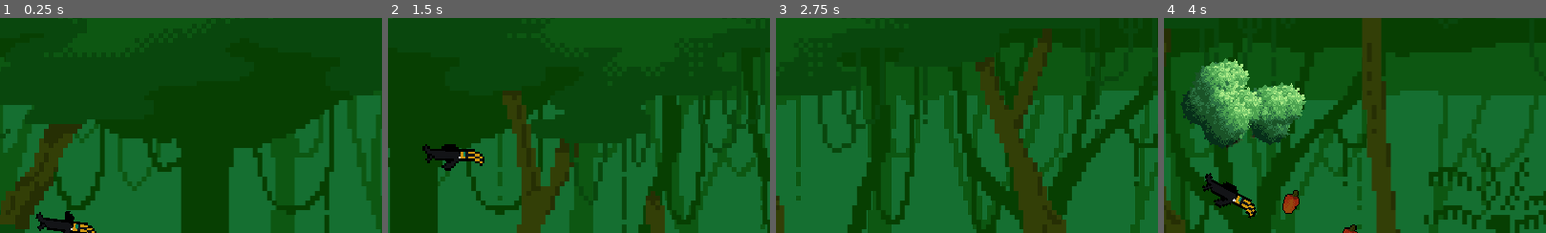
Above: before the commit, frames 1-4 (left to right).
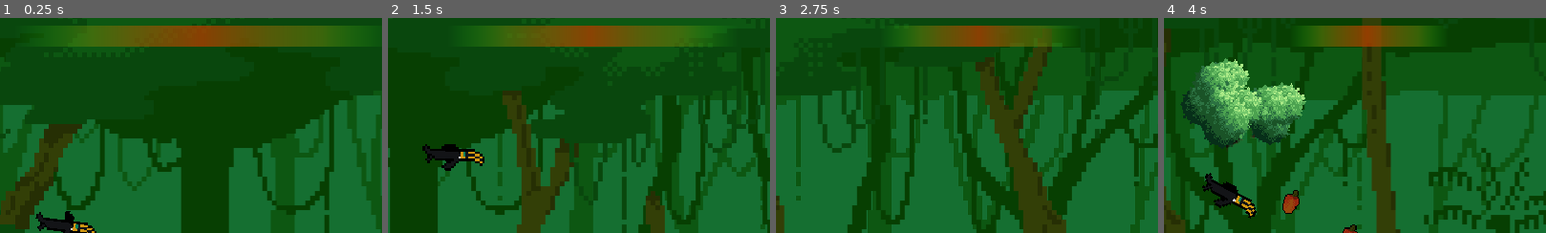
Above: after the commit, the same moments.

Repository: FaunaPolaris/birdGameJam
Game: Godot game, scene res://scenes/world.tscn
Same seed, same stepped clock (60 frames per second), same inputs: the game is played once before the commit and once after it.
Inputs:
- Up to frame 1 (0.25 s): no input
- Up to frame 2 (1.5 s): hold Up (ui_up) 0.53-1.28 s; hold Down (ui_down) from 1.28 s (still down)
- Up to frame 3 (2.75 s): release Down (ui_down) at 2.03 s; hold Up (ui_up) from 2.03 s (still down)
- Up to frame 4 (4 s): release Up (ui_up) at 3.53 s; hold Down (ui_down) from 3.53 s (still down)
The pictures show only the part of the screen within x 25-75%, y 8-58%; the shares and areas given below are measured in that part.

The runs differ from the first frame. In frame 1, 7.8% of the frame differs, in the area x 14-94%, y 3-14%; in frame 2, 5.8%; in frame 3, 4.1%; in frame 4, 3.4%.

Commit message:
hungerBar

Diff:
--- a/scenes/world.tscn
+++ b/scenes/world.tscn
@@ -1,8 +1,15 @@
-[gd_scene load_steps=4 format=3 uid="uid://cayquqslgrhn1"]
+[gd_scene load_steps=6 format=3 uid="uid://cayquqslgrhn1"]
 
 [ext_resource type="Script" path="res://scripts/world.gd" id="1_78c34"]
 [ext_resource type="PackedScene" uid="uid://b1lhjk031rhsr" path="res://scenes/player.tscn" id="2_6yh38"]
 [ext_resource type="PackedScene" uid="uid://uywg3xek8ju3" path="res://scenes/background.tscn" id="3_smyhh"]
+
+[sub_resource type="Gradient" id="Gradient_u5d7i"]
+offsets = PackedFloat32Array(0, 0.2, 0.304348, 0.491935, 0.678261, 0.808696, 1)
+colors = PackedColorArray(0.0901961, 0.741176, 0.0901961, 0, 0.389135, 0.488075, 0.0443587, 0.571392, 0.518391, 0.378638, 0.0245396, 0.668276, 0.678431, 0.243137, 0, 0.788235, 0.489277, 0.403288, 0.0290037, 0.645739, 0.384314, 0.492157, 0.045098, 0.566667, 0.0901961, 0.741176, 0.0901961, 0)
+
+[sub_resource type="GradientTexture1D" id="GradientTexture1D_rqfy1"]
+gradient = SubResource("Gradient_u5d7i")
 
 [node name="World" type="Node2D"]
 script = ExtResource("1_78c34")
@@ -13,3 +20,8 @@
 scale = Vector2(6, 6)
 
 [node name="Camera2D" type="Camera2D" parent="."]
+
+[node name="hungerBar" type="Sprite2D" parent="."]
+position = Vector2(990, 128)
+scale = Vector2(1, 52.75)
+texture = SubResource("GradientTexture1D_rqfy1")
--- a/scripts/world.gd
+++ b/scripts/world.gd
@@ -69,6 +69,7 @@
 		obstacles.append(scene)
 
 func _process(_delta):
+	$hungerBar.texture.width = $Player.hunger * 100
 	player_speed = START_SPEED
 	environment_speed = START_SPEED * .5
 	distance += player_speed
@@ -79,6 +80,7 @@
 		#if tree.get_node("Area").has_overlapping_bodies():
 			#set_process(not is_processing())
 
+	$hungerBar.position.x += player_speed
 	$Player.position.x += player_speed
 	$Camera2D.position.x += player_speed
 
Not shown, added: export_presets.cfg
